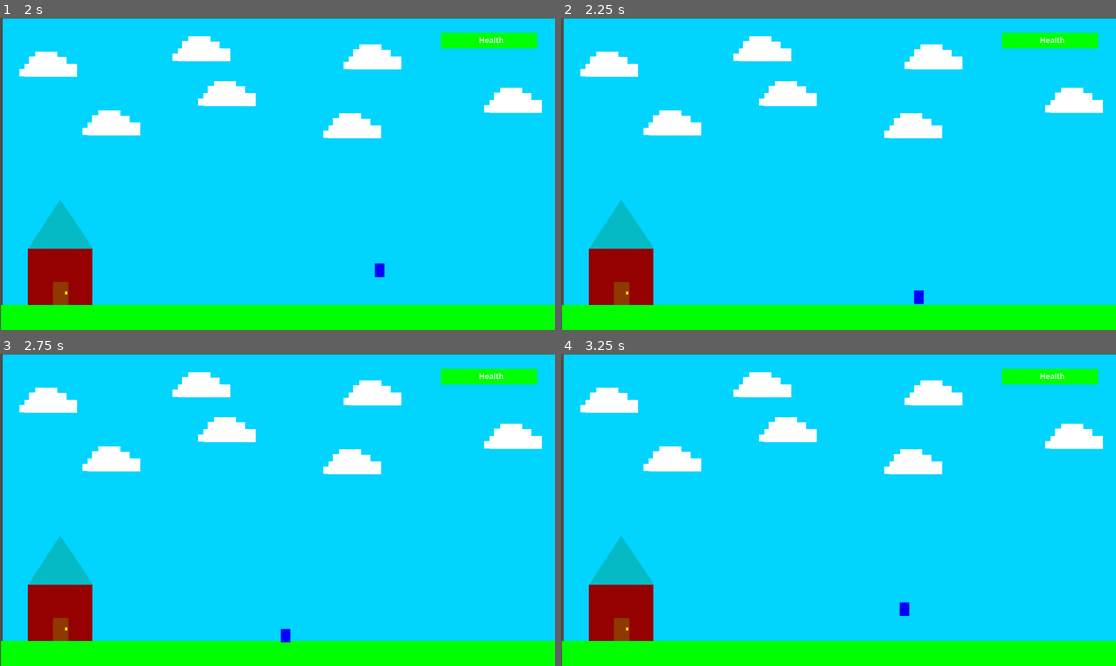
Above: before the commit, frames 1-4 (two rows, left to right).
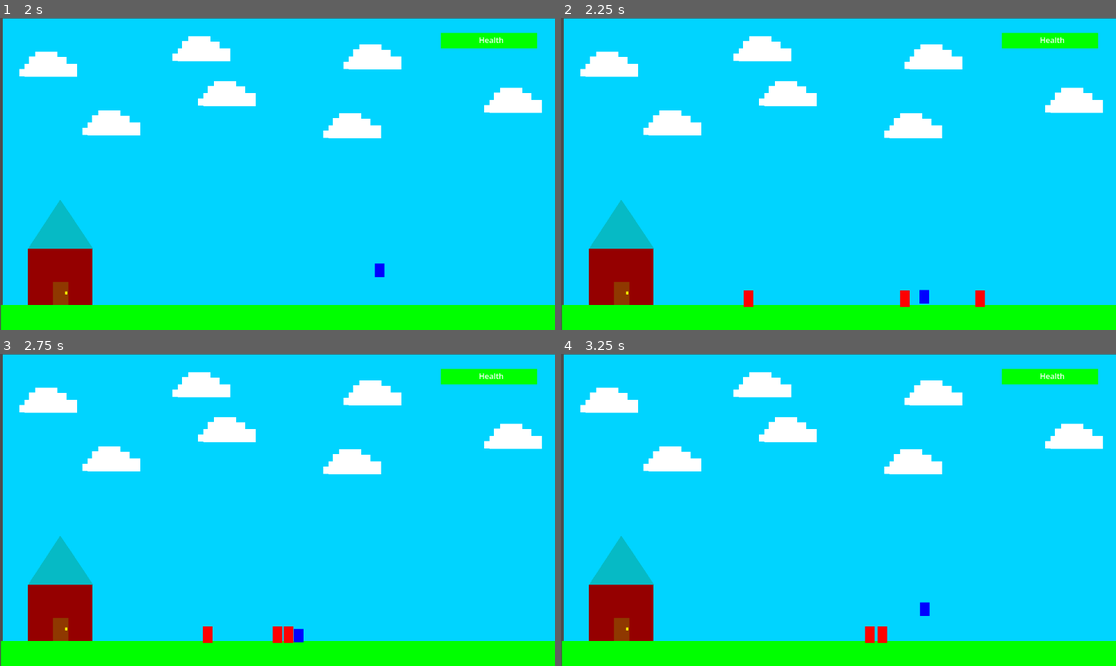
Above: after the commit, the same moments.

Repository: tahmed-sudo/Tabbys-digitech26
Game: Godot game, scene res://Level.tscn
Same seed, same stepped clock (60 frames per second), same inputs: the game is played once before the commit and once after it. The project has no main scene, so this scene is started directly.
Inputs:
- Up to frame 1 (2 s): tap Enter at 0.5 s; hold Right (ui_right) from 0.53 s (still down); tap Up (ui_accept) at 0.77, 1.52 s
- Up to frame 2 (2.25 s): release Right (ui_right) at 2.03 s; hold Left (ui_left) from 2.03 s (still down)
- Up to frame 3 (2.75 s): keep holding Left (ui_left)
- Up to frame 4 (3.25 s): release Left (ui_left) at 2.78 s; hold Right (ui_right) from 2.78 s (still down); tap Up (ui_accept) at 3.02 s

Frame 1 is identical in both runs. In frame 2, 0.4% of the frame differs, in the area x 32-77%, y 87-93%; in frame 3, 0.4%; in frame 4, 0.4%.
Error before the commit: Invalid operands 'Vector2' and 'Object' in operator '+'. (res://level.gd:17)

Commit message:
added movement and fine tuned enemy spawn

Diff:
--- a/tabbys-2026-game/Level.tscn
+++ b/tabbys-2026-game/Level.tscn
@@ -389,10 +389,13 @@
 position = Vector2(852, 557)
 
 [node name="Marker2D" type="Marker2D" parent="Spawn_trigger" unique_id=1208584992]
-position = Vector2(94, 19)
+position = Vector2(-227, -18)
 
 [node name="Marker2D2" type="Marker2D" parent="Spawn_trigger" unique_id=163126112]
-position = Vector2(184, 19)
+position = Vector2(254, -18)
+
+[node name="Marker2D3" type="Marker2D" parent="Spawn_trigger" unique_id=846311706]
+position = Vector2(111, -18)
 
 [node name="CollisionShape2D" type="CollisionShape2D" parent="Spawn_trigger" unique_id=215227318]
 position = Vector2(0, -14)
--- a/tabbys-2026-game/enemy.gd
+++ b/tabbys-2026-game/enemy.gd
@@ -1 +1,13 @@
 extends CharacterBody2D
+
+const enemy_SPEED = 150
+
+@onready var player = get_tree().get_first_node_in_group("Player")
+
+func _physics_process(delta: float) -> void:
+	velocity += get_gravity() * delta
+	move_and_slide()
+
+	if player:
+		var diretion = sign(player.global_position.x - global_position.x )
+		velocity.x = diretion * enemy_SPEED
--- a/tabbys-2026-game/level.gd
+++ b/tabbys-2026-game/level.gd
@@ -1,7 +1,7 @@
 extends Node2D
 
 const JUMP = 400
-@onready var spawn_point = $Spawn_trigge/Markder2d
+
 @export var Enemy_scene: PackedScene = preload ("res://Enemy.tscn")
 
 var has_spawned: bool = false
@@ -9,10 +9,14 @@
 func _on_spawn_trigger_body_entered(body):
 	if body.is_in_group("Player") and not has_spawned:
 		call_deferred("spawn_enemy")
+		if body.is_in_group("Player") and !has_spawned:
+			has_spawned = true
+			call_deferred("spawn_enemy")
 
 
 func spawn_enemy() -> void:
-	var enemy = Enemy_scene.instantiate()
-	var spawn_offset = Marker2D
-	enemy.global_position = global_position + spawn_offset
-	get_tree().current_scene.add_child(enemy)
+	var spawn_points = [ $Spawn_trigger/Marker2D, $Spawn_trigger/Marker2D2, $Spawn_trigger/Marker2D3]
+	for point in spawn_points:
+		var enemy = Enemy_scene.instantiate()
+		enemy.global_position = point.global_position
+		get_tree().current_scene.call_deferred("add_child", enemy)
